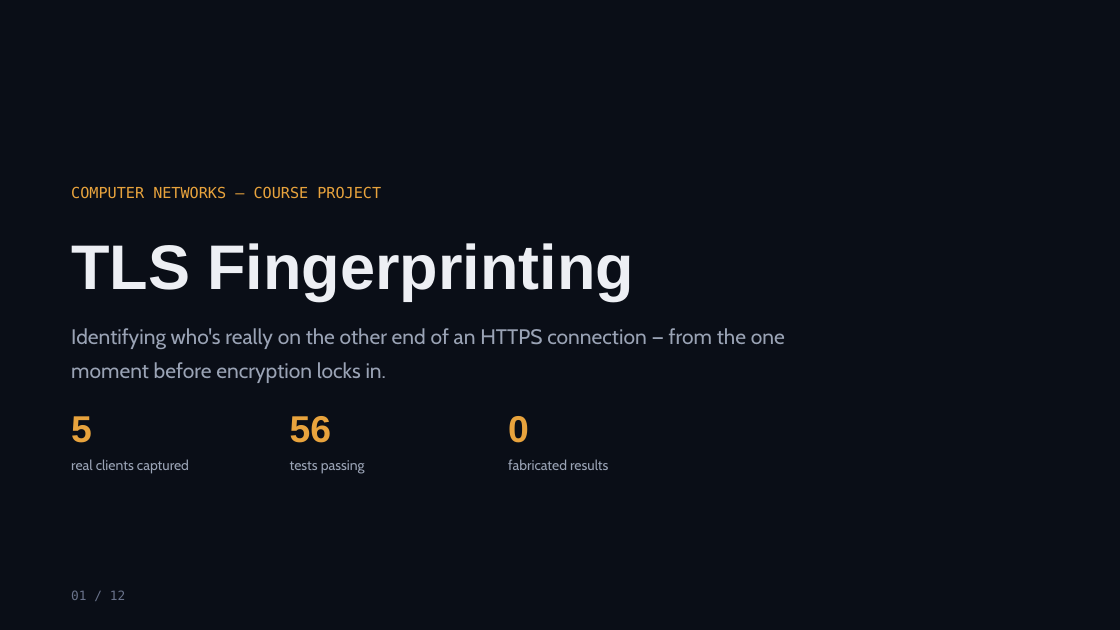
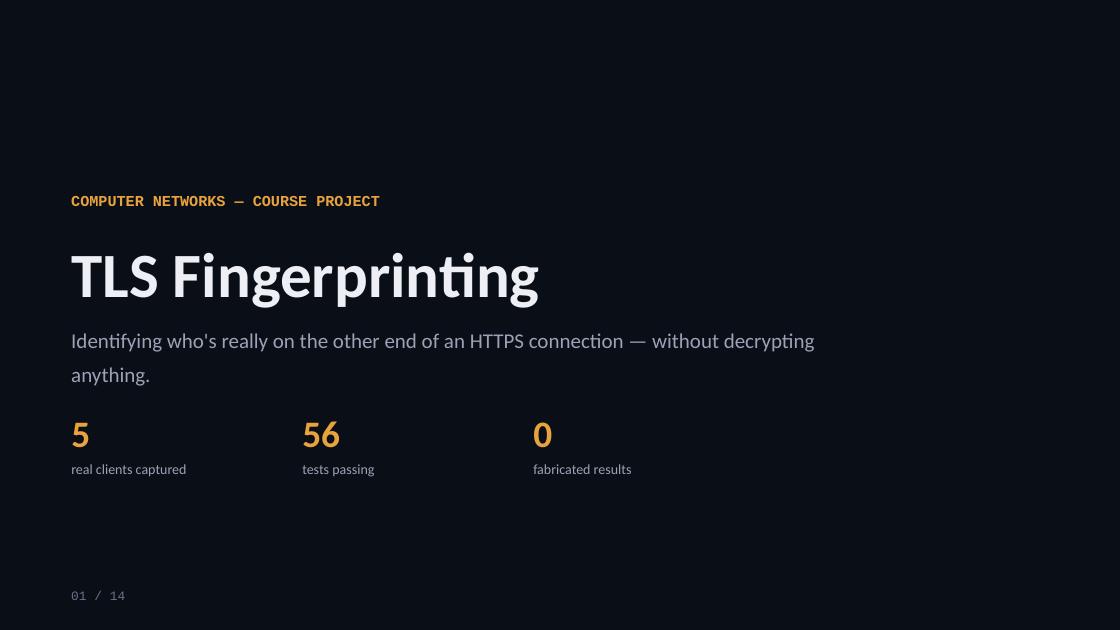
Before and after one commit to YashG1836/TLS_fingerprint_CN, a slide deck: slide 1 of TLS_Fingerprinting_Presentation.pptx. Drawn at 1120x630 pixels with LibreOffice and Linux fonts; fonts in the diff are those of the drawing. Boxes give left, top, right and bottom in pixels: in the first picture for what was removed or moved away, otherwise in the second. Text is boxed around its words. In the diff, an @@ line names an element or a change of style, - is before the commit and + after.

```diff
--- a/TLS_Fingerprinting_Presentation.pptx
+++ b/TLS_Fingerprinting_Presentation.pptx
@@ text "COMPUTER NETWORKS — COURSE PROJECT": place and size @@
-text "COMPUTER NETWORKS — COURSE PROJECT" at bbox=[71, 186, 381, 199]
+text "COMPUTER NETWORKS — COURSE PROJECT" at bbox=[71, 196, 380, 206]
@@ text "COMPUTER NETWORKS — COURSE PROJECT" at bbox=[71, 196, 380, 206]: font DejaVu Sans Mono to Courier New, bold on @@
@@ text "TLS Fingerprinting": place and size @@
-text "TLS Fingerprinting" at bbox=[71, 243, 634, 300]
+text "TLS Fingerprinting" at bbox=[71, 252, 540, 308]
@@ text at bbox=[71, 333, 815, 386]: text changed; font Cabin to Calibri @@
-Identifying who's really on the other end of an HTTPS connection — from the one moment before encryption locks in.
+Identifying who's really on the other end of an HTTPS connection — without decrypting anything.
@@ text "56": place and size @@
-text "56" at bbox=[290, 416, 332, 443]
+text "56" at bbox=[302, 421, 340, 448]
@@ font Arial to Calibri in 4 elements at bbox=[71, 422, 90, 448], bbox=[302, 421, 340, 448], bbox=[71, 252, 540, 308], bbox=[533, 422, 552, 448] @@
@@ text "0": place and size @@
-text "0" at bbox=[508, 416, 529, 443]
+text "0" at bbox=[533, 422, 552, 448]
@@ text "tests passing": place and size @@
-text "tests passing" at bbox=[290, 460, 365, 474]
+text "tests passing" at bbox=[302, 464, 374, 477]
@@ font Cabin to Calibri in 3 elements at bbox=[71, 464, 187, 476], bbox=[302, 464, 374, 477], bbox=[533, 464, 632, 474] @@
@@ text "fabricated results": place and size @@
-text "fabricated results" at bbox=[508, 459, 608, 470]
+text "fabricated results" at bbox=[533, 464, 632, 474]
@@ text at bbox=[71, 591, 125, 600]: text changed; font DejaVu Sans Mono to Courier New @@
-01 / 12
+01 / 14
```
Also in this commit, not shown: 6 other slides changed, 7 slides added, 5 slides removed, 2 other files.
